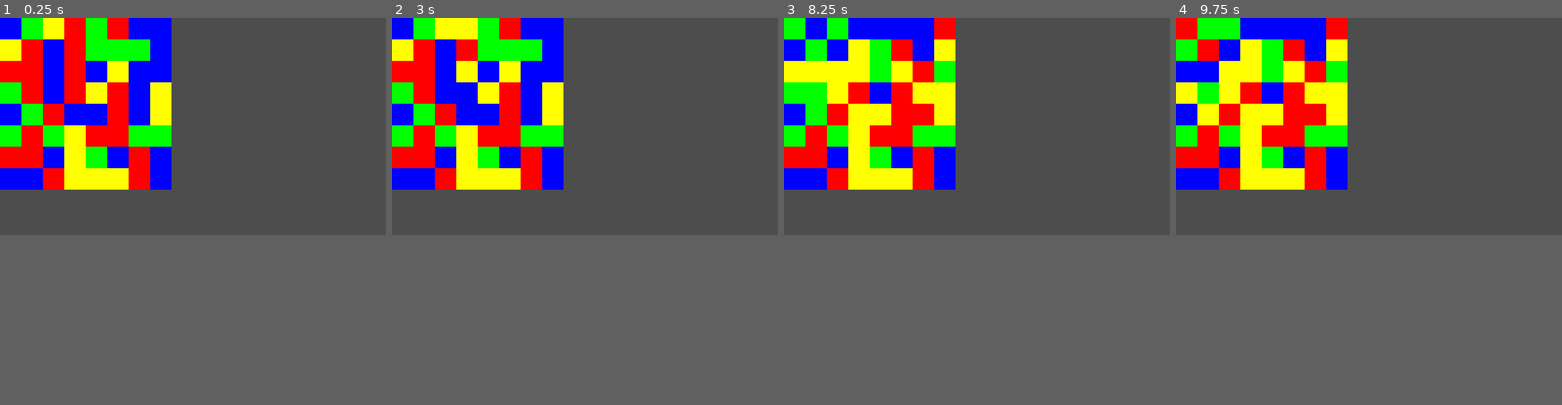
Above: before the commit, frames 1-4 (left to right).
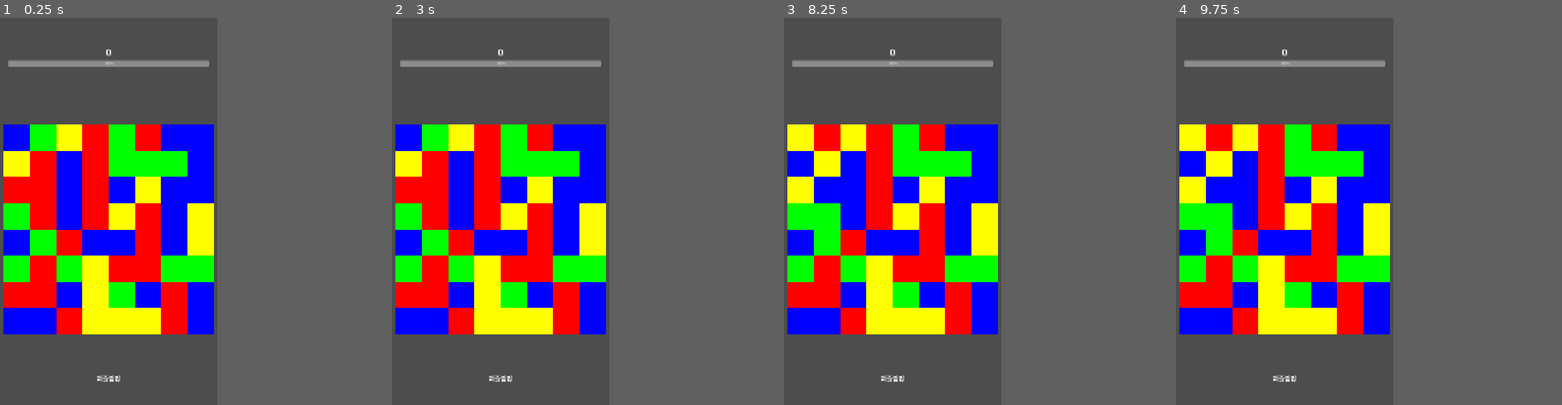
Above: after the commit, the same moments.

Repository: parkh1010/godot-first-project
Game: Godot game, scene res://Main.tscn
Two runs of this game, one before a commit and one after it. Both use one fixed random seed, a clock stepped at 60 frames per second and the inputs below.
Inputs (mouse positions are in pixels of both pictures, inside the frame that each line leads up to):
- Up to frame 1 (0.25 s): no input
- Up to frame 2 (3 s): tap Enter at 0.5, 2 s; move the mouse to (403, 29) at 0.52 s; click (403, 29) at 0.67 s; tap Space at 1.25, 2.75 s; move the mouse to (422, 29) at 1.27 s; click (422, 29) at 1.42 s; move the mouse to (446, 29) at 2.02 s; click (446, 29) at 2.17 s; move the mouse to (465, 29) at 2.77 s; click (465, 29) at 2.92 s
- Up to frame 3 (8.25 s): tap Enter at 3.5 s; move the mouse to (880, 29) at 3.52 s; click (880, 29) at 3.67 s; tap Space at 4.25 s; move the mouse to (903, 48) at 4.27 s; click (903, 48) at 4.42 s; move the mouse to (922, 48) at 5.02 s; click (922, 48) at 5.17 s; move the mouse to (795, 48) at 5.77 s; click (795, 48) at 5.92 s; move the mouse to (814, 48) at 6.52 s; click (814, 48) at 6.67 s; move the mouse to (838, 48) at 7.27 s; click (838, 48) at 7.42 s; move the mouse to (880, 91) at 8.02 s; click (880, 91) at 8.17 s
- Up to frame 4 (9.75 s): move the mouse to (1295, 72) at 8.77 s; click (1295, 72) at 8.92 s; move the mouse to (1187, 91) at 9.52 s; click (1187, 91) at 9.67 s
In our replay, the window is 799x449 before the commit and 450x800 after it. These sizes can differ from the game's own. Grey fills any space a smaller window leaves; there, only what the larger window draws over its background counts as a difference.

The runs differ from the first frame. In frame 1, 41% of the frame differs, in the area x 0-56%, y 0-94%; in frame 2, 41%; in frame 3, 41%; in frame 4, 41%.

Commit message:
애니매이션 전단계

Diff:
--- a/Main.tscn
+++ b/Main.tscn
@@ -1,10 +1,42 @@
-[gd_scene load_steps=3 format=3 uid="uid://b3q7q6q6q6q6q"]
+[gd_scene format=3 uid="uid://b3q7q6q6q6q6q"]
 
-[ext_resource type="Script" path="res://Main.gd" id="1"]
-[ext_resource type="Script" path="res://scripts/grid.gd" id="2"]
+[ext_resource type="Script" uid="uid://seon6pvi6hg1" path="res://Main.gd" id="1"]
+[ext_resource type="Script" uid="uid://dya0bv03w4nqr" path="res://scripts/grid.gd" id="2"]
 
-[node name="Main" type="Node2D"]
+[node name="Main" type="Node2D" unique_id=296172425]
+position = Vector2(0, 90)
 script = ExtResource("1")
 
-[node name="Grid" type="Node2D" parent="."]
+[node name="Grid" type="Node2D" parent="." unique_id=1321464678]
+position = Vector2(60, 480)
 script = ExtResource("2")
+
+[node name="UI" type="CanvasLayer" parent="." unique_id=149333358]
+
+[node name="ScoreLabel" type="Label" parent="UI" unique_id=301958529]
+offset_top = 135.0
+offset_right = 1080.0
+offset_bottom = 202.0
+theme_override_font_sizes/font_size = 48
+text = "0"
+horizontal_alignment = 1
+vertical_alignment = 1
+metadata/_edit_use_anchors_ = true
+
+[node name="TimerBar" type="ProgressBar" parent="UI" unique_id=739493312]
+offset_left = 40.0
+offset_top = 210.0
+offset_right = 1040.0
+offset_bottom = 240.0
+max_value = 60.0
+value = 60.0
+metadata/_edit_use_anchors_ = true
+
+[node name="BottomLabel" type="Label" parent="UI" unique_id=677157368]
+offset_top = 1761.0
+offset_right = 1080.0
+offset_bottom = 1811.0
+theme_override_font_sizes/font_size = 32
+text = "퍼즐팝핑"
+horizontal_alignment = 1
+vertical_alignment = 1
--- a/project.godot
+++ b/project.godot
@@ -15,6 +15,14 @@
 config/features=PackedStringArray("4.7", "GL Compatibility")
 config/icon="res://icon.svg"
 
+[display]
+
+window/size/viewport_width=1080
+window/size/viewport_height=1920
+window/size/window_width_override=540
+window/size/window_height_override=960
+window/stretch/mode="canvas_items"
+
 [rendering]
 
 renderer/rendering_method="gl_compatibility"
--- a/scenes/Block.tscn
+++ b/scenes/Block.tscn
@@ -3,16 +3,16 @@
 [ext_resource type="Script" path="res://scripts/block.gd" id="1"]
 
 [sub_resource type="RectangleShape2D" id="RectangleShape2D_1"]
-size = Vector2(64, 64)
+size = Vector2(130, 130)
 
 [node name="Block" type="Area2D"]
 script = ExtResource("1")
 
 [node name="ColorRect" type="ColorRect" parent="."]
-offset_right = 64.0
-offset_bottom = 64.0
+offset_right = 130.0
+offset_bottom = 130.0
 mouse_filter = 2
 
 [node name="CollisionShape2D" type="CollisionShape2D" parent="."]
-position = Vector2(32, 32)
+position = Vector2(65, 65)
 shape = SubResource("RectangleShape2D_1")
--- a/scripts/block.gd
+++ b/scripts/block.gd
@@ -12,5 +12,7 @@
 	input_pickable = true
 
 func _input_event(viewport: Viewport, event: InputEvent, shape_idx: int) -> void:
-	if event is InputEventMouseButton and event.pressed and event.button_index == MOUSE_BUTTON_LEFT:
+	var is_mouse_click = event is InputEventMouseButton and event.pressed and event.button_index == MOUSE_BUTTON_LEFT
+	var is_touch = event is InputEventScreenTouch and event.pressed
+	if is_mouse_click or is_touch:
 		block_clicked.emit(self)
--- a/scripts/grid.gd
+++ b/scripts/grid.gd
@@ -2,7 +2,7 @@
 
 const COLUMNS = 8
 const ROWS = 8
-const CELL_SIZE = 64
+const CELL_SIZE = 130
 const COLORS = [
 	Color(1, 0, 0),
 	Color(0, 0, 1),
@@ -16,6 +16,12 @@
 const BlockScene = preload("res://scenes/Block.tscn")
 
 func _ready() -> void:
+	var grid_width = COLUMNS * CELL_SIZE
+	var grid_height = ROWS * CELL_SIZE
+	var center_x = (1080 - grid_width) / 2
+	var center_y = (1920 - grid_height) / 2
+	position = Vector2(center_x, center_y)
+
 	_fill_grid_data()
 	_spawn_blocks()
 
